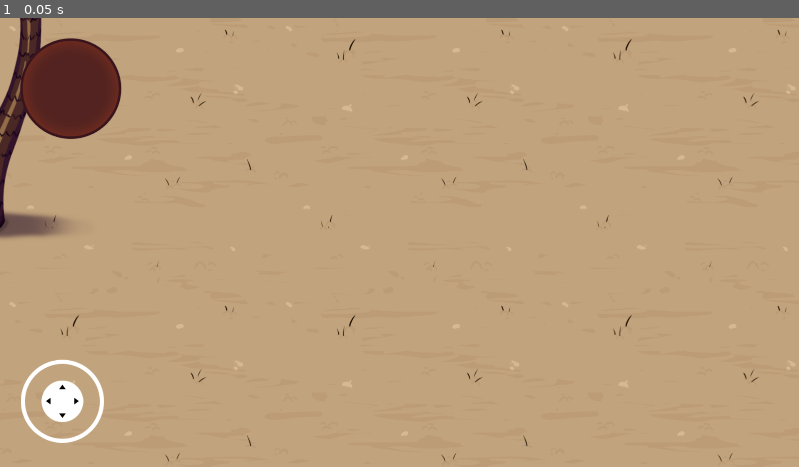
Above: before the commit, frame 1.
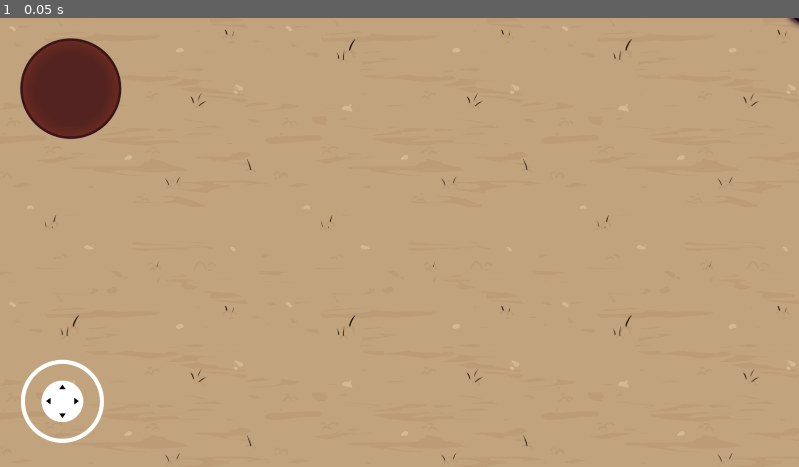
Above: after the commit, the same moment.

Repository: ezhor/Sevijam-4
Game: Godot game, scene res://Scenes/main.tscn
Same seed, same stepped clock (60 frames per second), same inputs: the game is played once before the commit and once after it.
Inputs:
- Up to frame 1 (0.05 s): no input

The runs differ from the first frame. In frame 1, 1.2% of the frame differs, in the area x 0-100%, y 0-49%.

Commit message:
Attack animation

Diff:
--- a/Animations/character.tres
+++ b/Animations/character.tres
@@ -1,13 +1,21 @@
-[gd_resource type="SpriteFrames" load_steps=5 format=3 uid="uid://c4xj02nwo6n3t"]
+[gd_resource type="SpriteFrames" load_steps=7 format=3 uid="uid://c4xj02nwo6n3t"]
 
 [ext_resource type="Texture2D" uid="uid://3x4nmjugwscm" path="res://Sprites/Character/idle3.png" id="1_a6ot6"]
+[ext_resource type="Texture2D" uid="uid://cc1ya1a5l6def" path="res://Sprites/Character/attack1.png" id="1_yyed5"]
 [ext_resource type="Texture2D" uid="uid://bnkhltnoaydoc" path="res://Sprites/Character/idle4.png" id="2_baogf"]
+[ext_resource type="Texture2D" uid="uid://w8enq2cmahx0" path="res://Sprites/Character/attack2.png" id="2_loim7"]
 [ext_resource type="Texture2D" uid="uid://brhvado5lwofu" path="res://Sprites/Character/run1.png" id="3_e8ntx"]
 [ext_resource type="Texture2D" uid="uid://ciu0jha5j4ad1" path="res://Sprites/Character/run2.png" id="4_faimc"]
 
 [resource]
 animations = [{
-"frames": [],
+"frames": [{
+"duration": 1.0,
+"texture": ExtResource("1_yyed5")
+}, {
+"duration": 1.0,
+"texture": ExtResource("2_loim7")
+}],
 "loop": true,
 "name": &"attack",
 "speed": 5.0
--- a/Scenes/main.tscn
+++ b/Scenes/main.tscn
@@ -26,9 +26,32 @@
 tile_set = SubResource("TileSet_jjvhh")
 
 [node name="Hair" type="Node2D" parent="Floor"]
+position = Vector2(-2000, 0)
 
 [node name="Sprite2D" type="Sprite2D" parent="Floor/Hair"]
 texture = ExtResource("2_jjvhh")
+offset = Vector2(0, -500)
+
+[node name="Hair2" type="Node2D" parent="Floor"]
+position = Vector2(2000, 0)
+
+[node name="Sprite2D" type="Sprite2D" parent="Floor/Hair2"]
+texture = ExtResource("2_jjvhh")
+offset = Vector2(0, -500)
+
+[node name="Hair3" type="Node2D" parent="Floor"]
+position = Vector2(0, 2000)
+
+[node name="Sprite2D" type="Sprite2D" parent="Floor/Hair3"]
+texture = ExtResource("2_jjvhh")
+offset = Vector2(0, -500)
+
+[node name="Hair4" type="Node2D" parent="Floor"]
+position = Vector2(0, -2000)
+
+[node name="Sprite2D" type="Sprite2D" parent="Floor/Hair4"]
+texture = ExtResource("2_jjvhh")
+offset = Vector2(0, -500)
 
 [node name="EnemiesManager" type="Node2D" parent="."]
 script = ExtResource("1_jjgbg")
--- a/Scenes/objects/bounds_manager.tscn
+++ b/Scenes/objects/bounds_manager.tscn
@@ -4,4 +4,4 @@
 
 [node name="BoundsManager" type="Node"]
 script = ExtResource("1_761e6")
-bounds = 1000.0
+bounds = 2000.0
--- a/Scenes/objects/enemy.tscn
+++ b/Scenes/objects/enemy.tscn
@@ -11,3 +11,4 @@
 [node name="Sprite2D" type="AnimatedSprite2D" parent="."]
 sprite_frames = ExtResource("2_yc07q")
 animation = &"idle"
+offset = Vector2(75, 0)
--- a/Scenes/objects/player.tscn
+++ b/Scenes/objects/player.tscn
@@ -1,11 +1,13 @@
-[gd_scene load_steps=3 format=3 uid="uid://bemol3e8ab0ey"]
+[gd_scene load_steps=4 format=3 uid="uid://bemol3e8ab0ey"]
 
 [ext_resource type="Script" uid="uid://dnp7wwvah536j" path="res://Scripts/Player.gd" id="1_cvnsp"]
 [ext_resource type="SpriteFrames" uid="uid://c4xj02nwo6n3t" path="res://Animations/character.tres" id="2_718o8"]
+[ext_resource type="Script" uid="uid://bxpfyc5384pct" path="res://Scripts/PlayerAttack.gd" id="3_knc1s"]
 
-[node name="Player" type="Node2D" node_paths=PackedStringArray("sprite", "timer")]
+[node name="Player" type="Node2D" node_paths=PackedStringArray("attackAbility", "sprite", "timer")]
 script = ExtResource("1_cvnsp")
 speed = 500.0
+attackAbility = NodePath("AttackAbility")
 sprite = NodePath("Sprite2D")
 prefix = "position"
 timer = NodePath("MovementTimer")
@@ -22,3 +24,9 @@
 offset = Vector2(75, 0)
 
 [node name="Camera2D" type="Camera2D" parent="."]
+
+[node name="AttackAbility" type="Node2D" parent="." node_paths=PackedStringArray("sprite")]
+position = Vector2(-2, 0)
+script = ExtResource("3_knc1s")
+sprite = NodePath("../Sprite2D")
+prefix = "attack"
--- a/Scripts/AbstractPlayer.gd
+++ b/Scripts/AbstractPlayer.gd
@@ -5,6 +5,11 @@
 @export var sprite: AnimatedSprite2D
 
 var identity: int = -1
+var offset: float
+
+func _ready() -> void:
+	super._ready()
+	offset = sprite.offset.x
 
 func initialize(new_identity: int):
 	identity = new_identity
--- a/Scripts/Enemy.gd
+++ b/Scripts/Enemy.gd
@@ -12,9 +12,11 @@
 		else:
 			sprite.play("idle")
 
-		if direction.x < 0:
+		if direction.x > 0:
+			sprite.flip_h = false
+			sprite.offset.x = offset
+		elif direction.x < 0:
 			sprite.flip_h = true
-		elif direction.x > 0:
-			sprite.flip_h = false
+			sprite.offset.x = -offset
 
 		position = new_position
--- a/Scripts/Player.gd
+++ b/Scripts/Player.gd
@@ -2,12 +2,7 @@
 extends AbstractPlayer
 
 @export var speed: float = 1
-
-var offset: float
-
-func _ready() -> void:
-	super._ready()
-	offset = sprite.offset.x
+@export var attackAbility: PlayerAttack
 
 func _physics_process(delta: float) -> void:
 	var direction: Vector2 = Input.get_vector("ui_left", "ui_right", "ui_up", "ui_down")
@@ -19,10 +14,11 @@
 		sprite.flip_h = true
 		sprite.offset.x = -offset
 
-	if direction.length() > 0:
-		sprite.play("run")
-	else:
-		sprite.play("idle")
+	if !attackAbility.attacking:
+		if direction.length() > 0:
+			sprite.play("run")
+		else:
+			sprite.play("idle")
 
 	position = position + direction * speed * delta
 	if position.length() > BoundsManager.bounds:
--- /dev/null
+++ b/Scripts/PlayerAttack.gd
@@ -0,0 +1,16 @@
+class_name PlayerAttack
+extends NetworkObject
+
+@export var sprite: AnimatedSprite2D
+
+var attacking: bool
+
+func _input(event):
+	if event.is_action_pressed("attack"):
+		attacking = true
+		sprite.play("attack")
+	if event.is_action_released("attack"):
+		attacking = false
+
+func _on_prefixed_data(_data: String):
+	pass
--- a/project.godot
+++ b/project.godot
@@ -26,6 +26,14 @@
 window/size/viewport_width=1920
 window/size/viewport_height=1080
 
+[input]
+
+attack={
+"deadzone": 0.2,
+"events": [Object(InputEventKey,"resource_local_to_scene":false,"resource_name":"","device":-1,"window_id":0,"alt_pressed":false,"shift_pressed":false,"ctrl_pressed":false,"meta_pressed":false,"pressed":false,"keycode":0,"physical_keycode":32,"key_label":0,"unicode":32,"location":0,"echo":false,"script":null)
+]
+}
+
 [input_devices]
 
 pointing/emulate_touch_from_mouse=true
Not shown, added: Scripts/PlayerAttack.gd.uid
